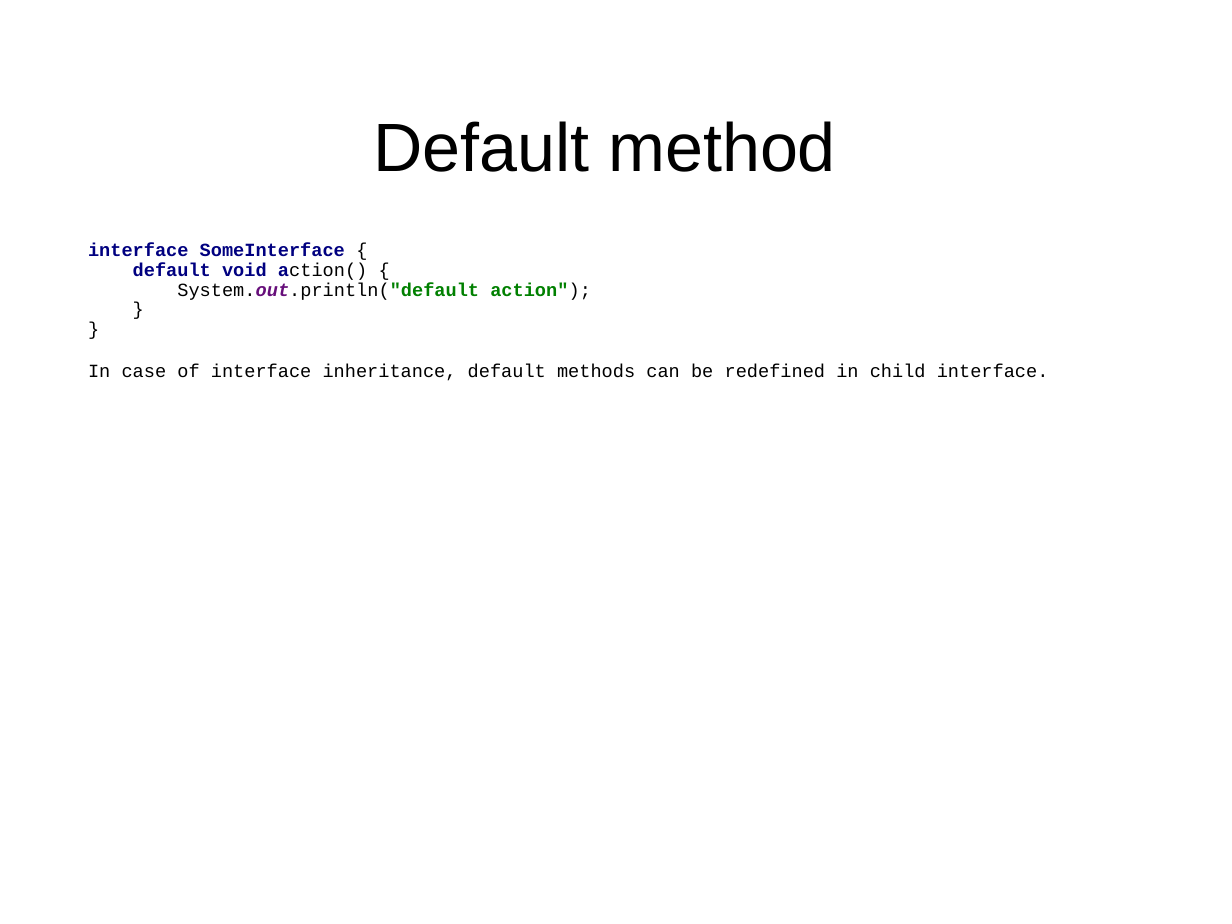
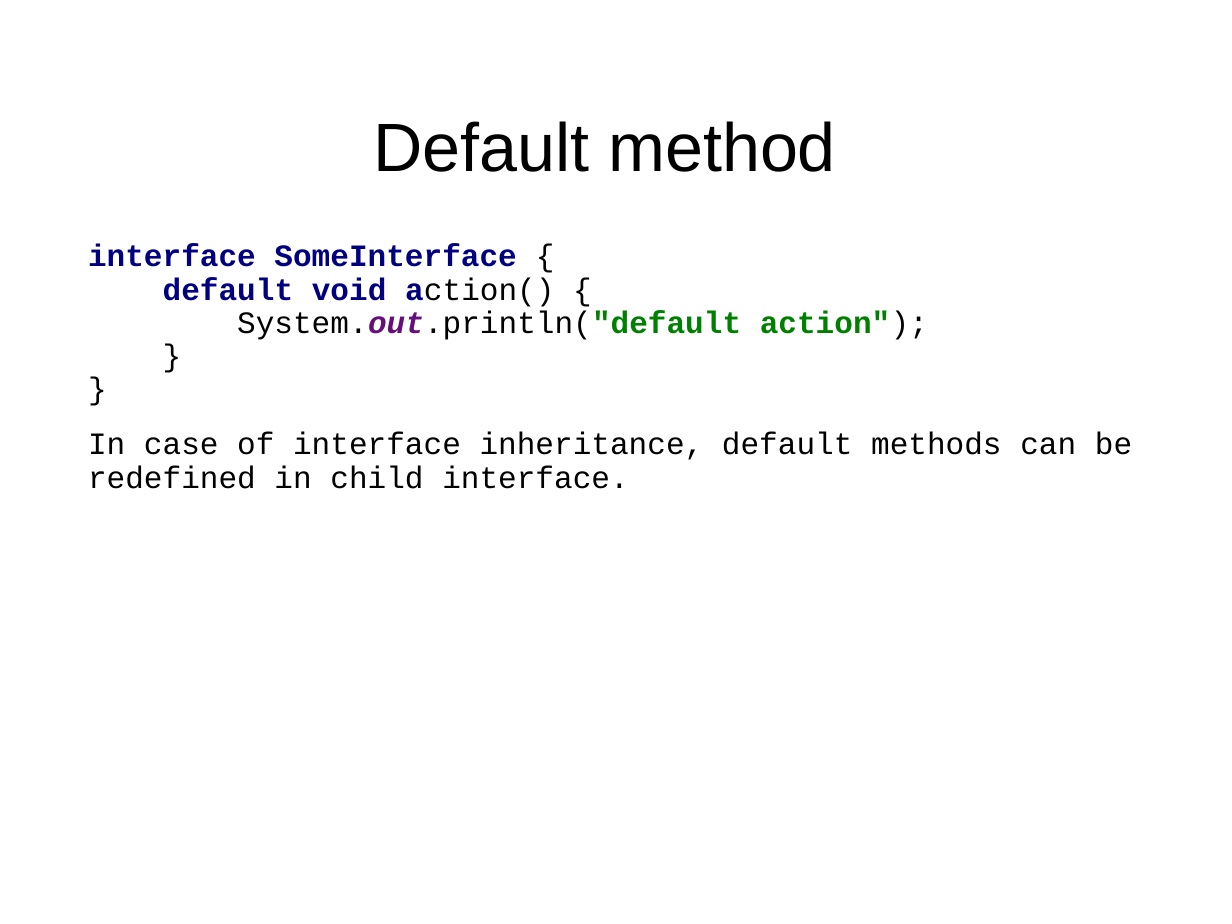
Before and after one commit to AndreySk/java8, a slide deck: slide 4 of Java8.ppt. Drawn at 1232x924 pixels with LibreOffice and Linux fonts; fonts in the diff are those of the drawing; background and template pictures are left out. Boxes give left, top, right and bottom in pixels: in the first picture for what was removed or moved away, otherwise in the second. Text is boxed around its words. In the diff, an @@ line names an element or a change of style, - is before the commit and + after.

```diff
--- a/Java8.ppt
+++ b/Java8.ppt
@@ text "interface SomeInterface { default void ..." at [88,244,1132,489]: size 12 to 20 pt @@
```
Also in this commit, not shown: 2 other slides changed, 1 slide added, 4 other files.
